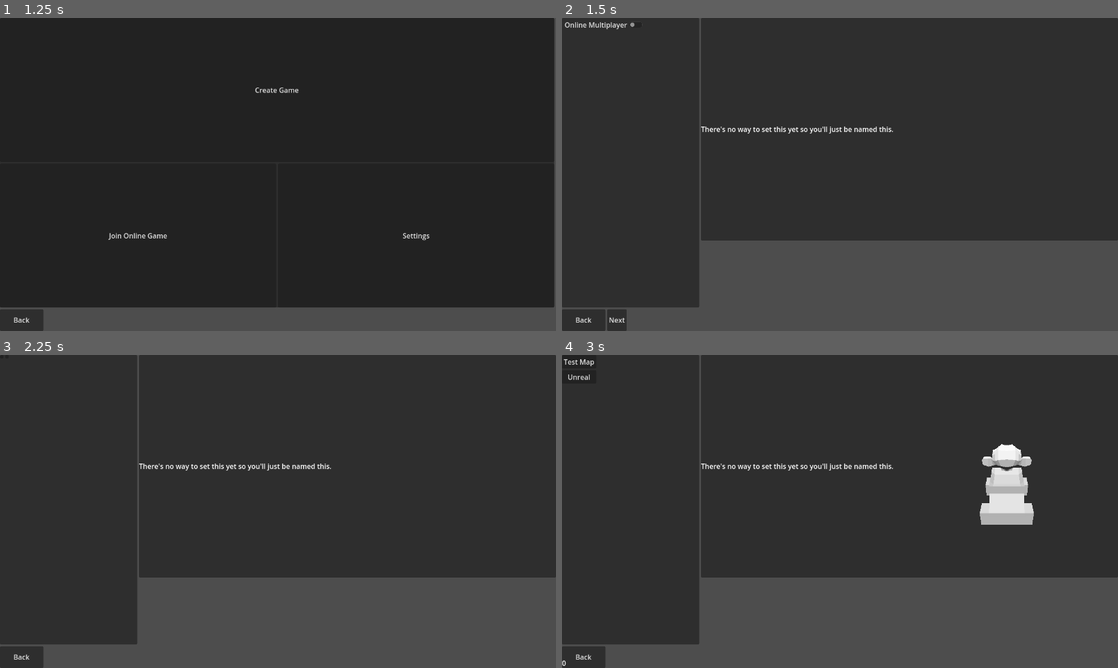
Above: before the commit, frames 1-4 (two rows, left to right).
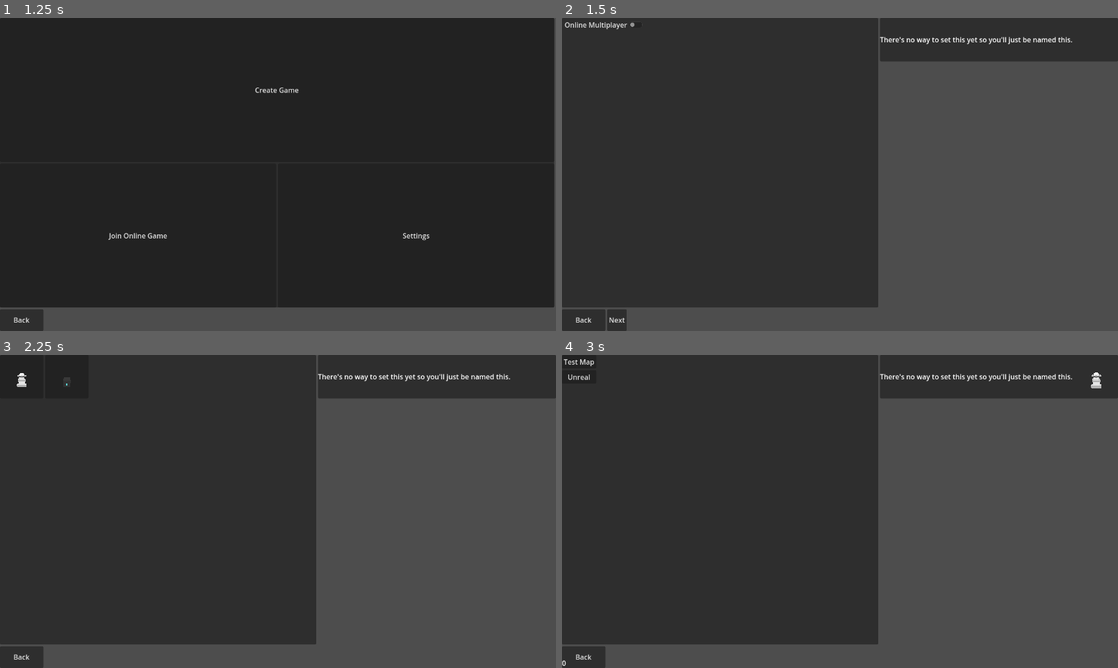
Above: after the commit, the same moments.

Repository: CoffeeCoder1/superpeterkart
Game: Godot game, scene res://scenes/main/main.tscn
Same seed, same stepped clock (60 frames per second), same inputs: the game is played once before the commit and once after it.
Inputs (mouse positions are in pixels of both pictures, inside the frame that each line leads up to):
- Up to frame 1 (1.25 s): tap Enter at 0.5 s; hold Right (ui_right) from 0.53 s (still down); hold N (player1_boost) from 0.53 s (still down)
- Up to frame 2 (1.5 s): release Right (ui_right) at 1.25 s; release N (player1_boost) at 1.25 s; click "Create Game" at 1.25 s
- Up to frame 3 (2.25 s): click "Next" at 2 s
- Up to frame 4 (3 s): click (562, 358) at 2.77 s

Frame 1 is identical in both runs. In frame 2, 32% of the frame differs, in the area x 24-100%, y 0-93%; in frame 3, 32%, in the area x 3-100%, y 0-93%; in frame 4, 32%.

Commit message:
Adjust scaling of character previews

Diff:
--- a/scenes/classes/character_card/character_card.tscn
+++ b/scenes/classes/character_card/character_card.tscn
@@ -20,5 +20,7 @@
 
 [node name="CharacterDisplay" type="TextureRect" parent="HBoxContainer"]
 unique_name_in_owner = true
+custom_minimum_size = Vector2(100, 100)
 layout_mode = 2
+expand_mode = 1
 script = ExtResource("2_l6u87")
--- a/scenes/ui/menu/character_selection_menu/character_selection_menu.gd
+++ b/scenes/ui/menu/character_selection_menu/character_selection_menu.gd
@@ -1,6 +1,7 @@
 extends Control
 
 @export var kart_list: KartList
+@export var button_minimum_size: Vector2 = Vector2(100, 100)
 
 signal character_selected(karts: Array[KartMetadata])
 
@@ -14,6 +15,8 @@
 		var button_node = CharacterButton.new()
 		button_node.kart = kart
 
+		button_node.custom_minimum_size = button_minimum_size
+
 		# Add the button to the button grid
 		$GridContainer.add_child(button_node)
 
@@ -25,11 +28,3 @@
 	print(kart.get_kart_name())
 	selected_karts.append(kart)
 	character_selected.emit(selected_karts)
-
-
-func _draw() -> void:
-	pass
-
-
-func _hide() -> void:
-	pass # Replace with function body.
--- a/scenes/ui/menu/character_selection_menu/character_selection_menu.tscn
+++ b/scenes/ui/menu/character_selection_menu/character_selection_menu.tscn
@@ -21,5 +21,3 @@
 grow_horizontal = 2
 grow_vertical = 2
 columns = 2
-
-[connection signal="hidden" from="." to="." method="_hide"]
